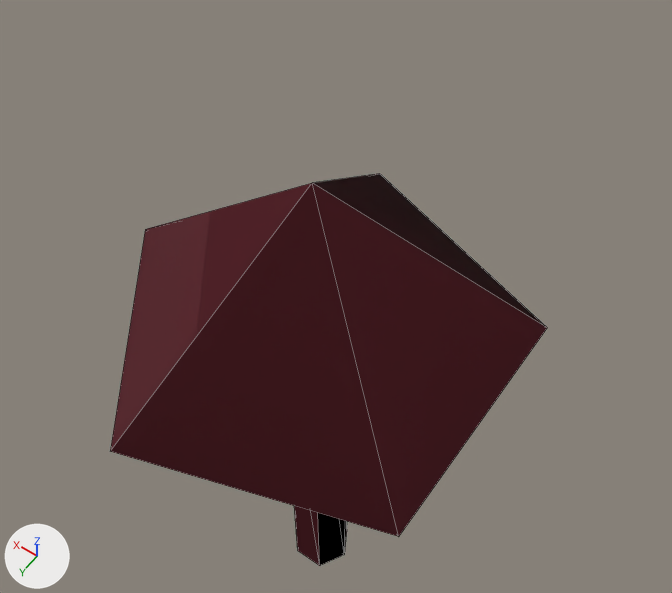
Two versions of the glTF model public/model/quaternius/nature/FlowerRed.glb, one commit apart.
One viewpoint serves both versions: a 50 mm lens placed at (-0.261, 0.339, 0.988), pointed at (0.034, -0.073, 0.34). Every picture has the same lights, and +X, +Y and +Z are marked at lower left. The picture after the commit comes second. Mesh edges are drawn as thin lines. Vertices at exactly the same position are counted once.

Names of what the first picture shows: 'filler_FlowerRed'.
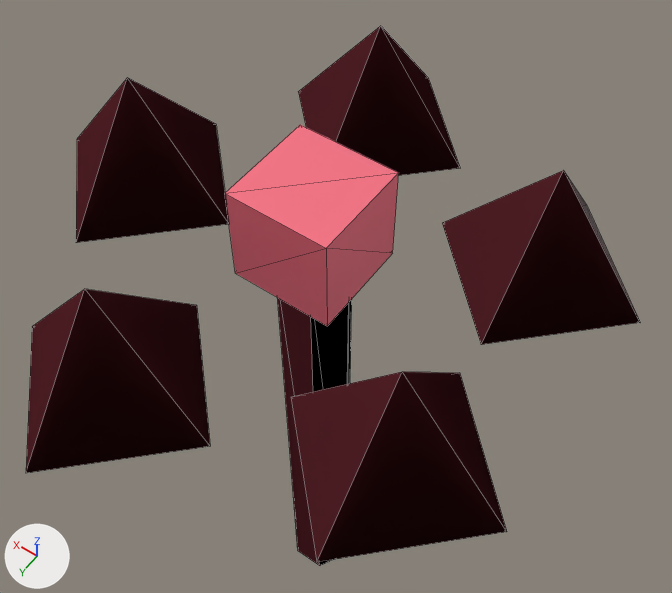
Pixel boxes [x1, y1, x2, y2] of what changed, in the pictures (672 x 593 px):
'filler_FlowerRed', reshaped (40% wider, 38% taller): before [110, 174, 547, 566]; after [26, 26, 640, 566]

What changed in the scene script:
```text
Change me_flowerred:
    used by ob_filler_flowerred; location = (0.0, 0.0, 0.0)
    remove me_flowerred.from_pydata(...)  # 20 vertices, 28 faces; spans x -0.146..0.18, y -0.171..0.171, z 0.0..0.56
    add me_flowerred.from_pydata(...)  # 47 vertices, 62 faces; spans x -0.209..0.24, y -0.232..0.232, z 0.0..0.57
    me_flowerred part 1
    4 vertices are removed from x -0.146..0.056, y -0.171..0.171, z 0.4
    8 faces are deleted
    7 vertices in x -0.03..0.03, y -0.026..0.026, z 0.44 move by (0.0, 0.0, 0.06)
    2 vertices move from x 0.0..0.18, y 0.0, z 0.4..0.56 to x -0.04..0.04, y -0.04..0.04, z 0.48..0.56
    15 vertices are added at x -0.209..0.16, y -0.152..0.232, z 0.47..0.56
    11 new vertices lie (0.08, -0.08, 0.0) away from vertices in x -0.209..0.16, y -0.152..0.232, z 0.47..0.48
    5 new vertices lie (-0.08, 0.0, 0.1) away from vertices in x -0.049..0.24, y -0.152..0.152, z 0.47
    42 new faces join them
```
